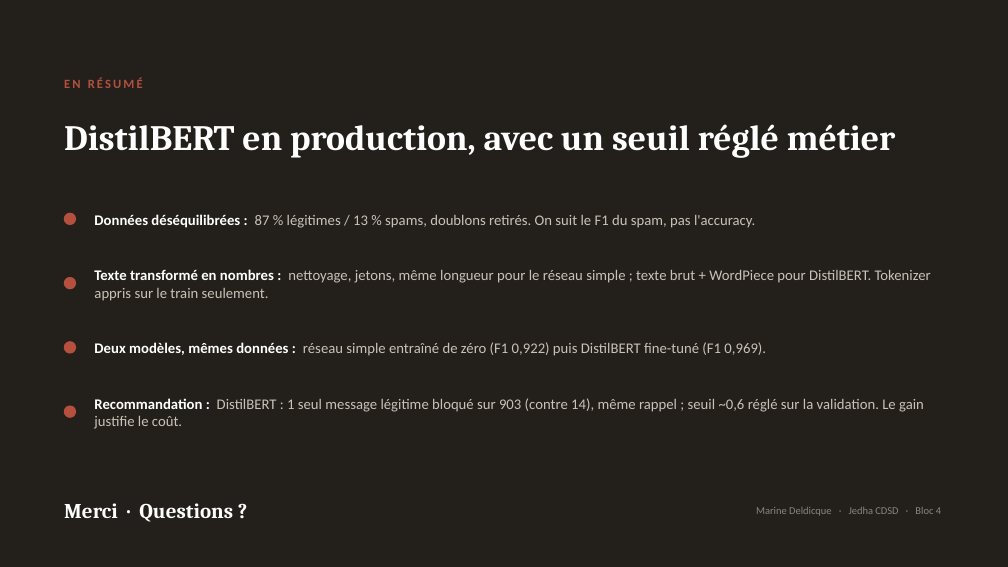
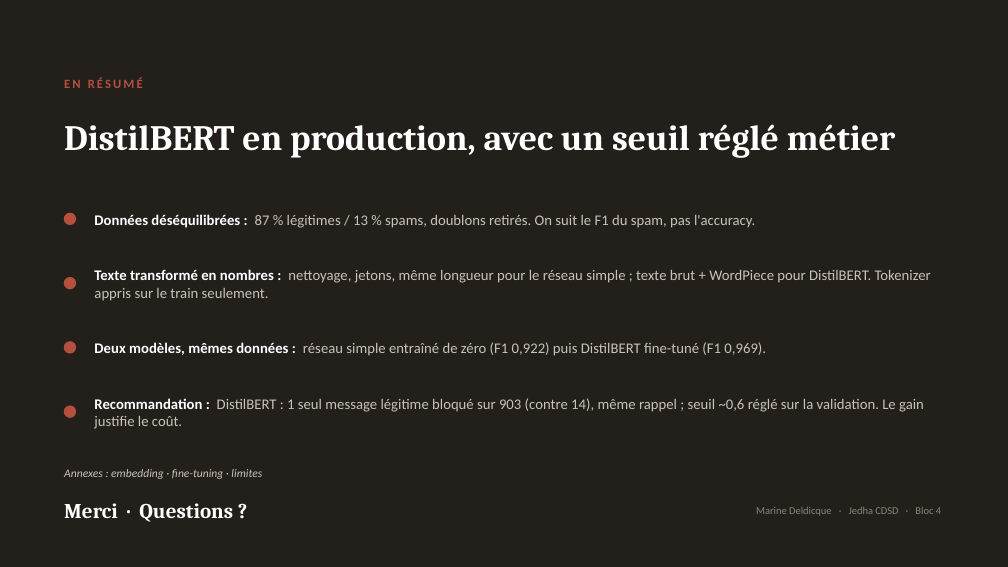
Before and after one commit to marinedde/cdsd-certification, a slide deck: slide 7 of bloc4-deep-learning/ATT_SpamDetector_Presentation.pptx (slide 10 before the commit). Drawn at 1008x567 pixels with LibreOffice and Linux fonts; fonts in the diff are those of the drawing. Boxes give left, top, right and bottom in pixels: in the first picture for what was removed or moved away, otherwise in the second. Text is boxed around its words. In the diff, an @@ line names an element or a change of style, - is before the commit and + after.

```diff
--- a/bloc4-deep-learning/ATT_SpamDetector_Presentation.pptx
+++ b/bloc4-deep-learning/ATT_SpamDetector_Presentation.pptx
@@ text added at (x1=64, y1=469, x2=262, y2=479), 11 pt, text #C9C2B6, italic @@
+Annexes : embedding · fine-tuning · limites
```
Also in this commit, not shown: 8 other slides changed.
